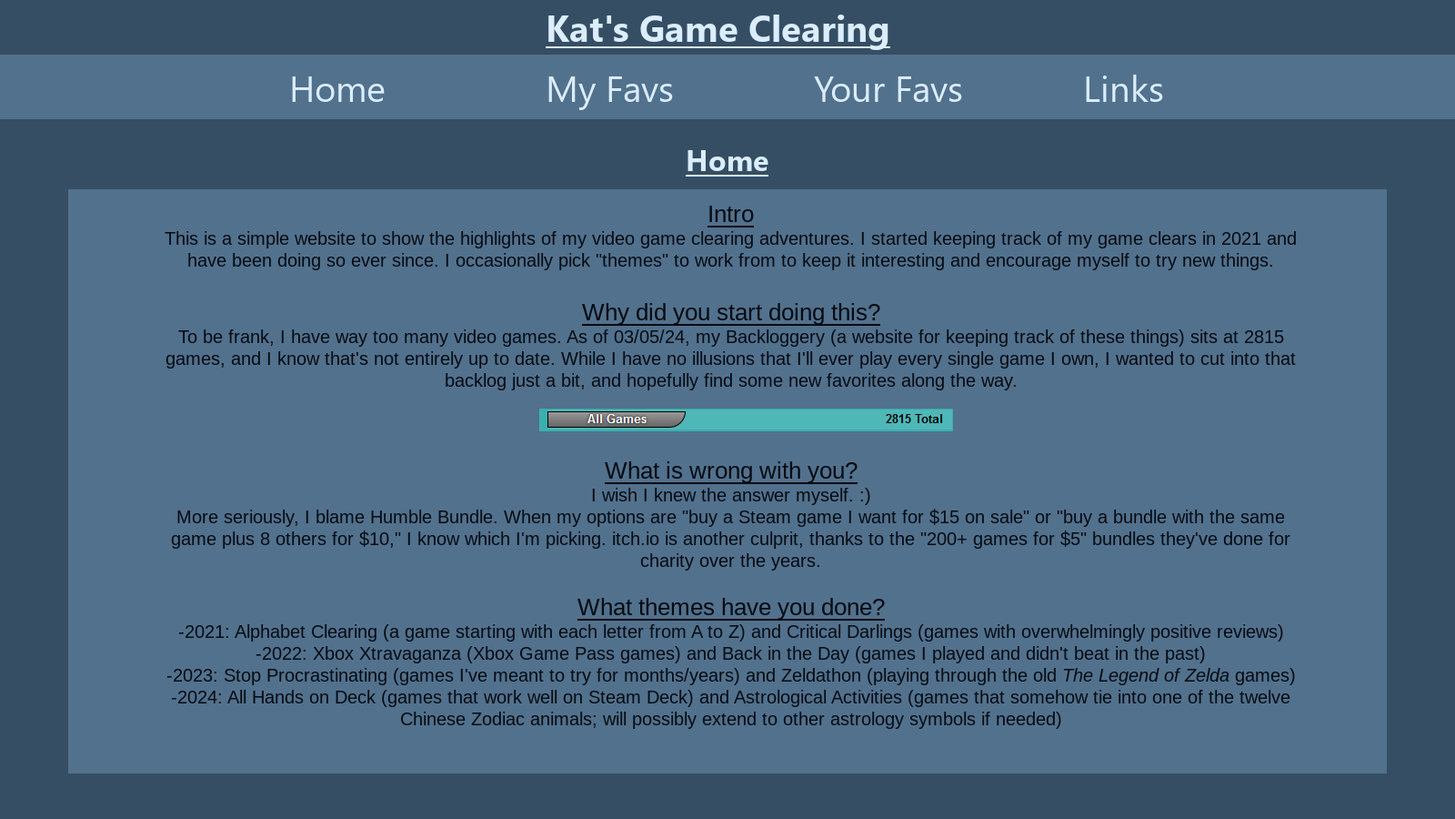
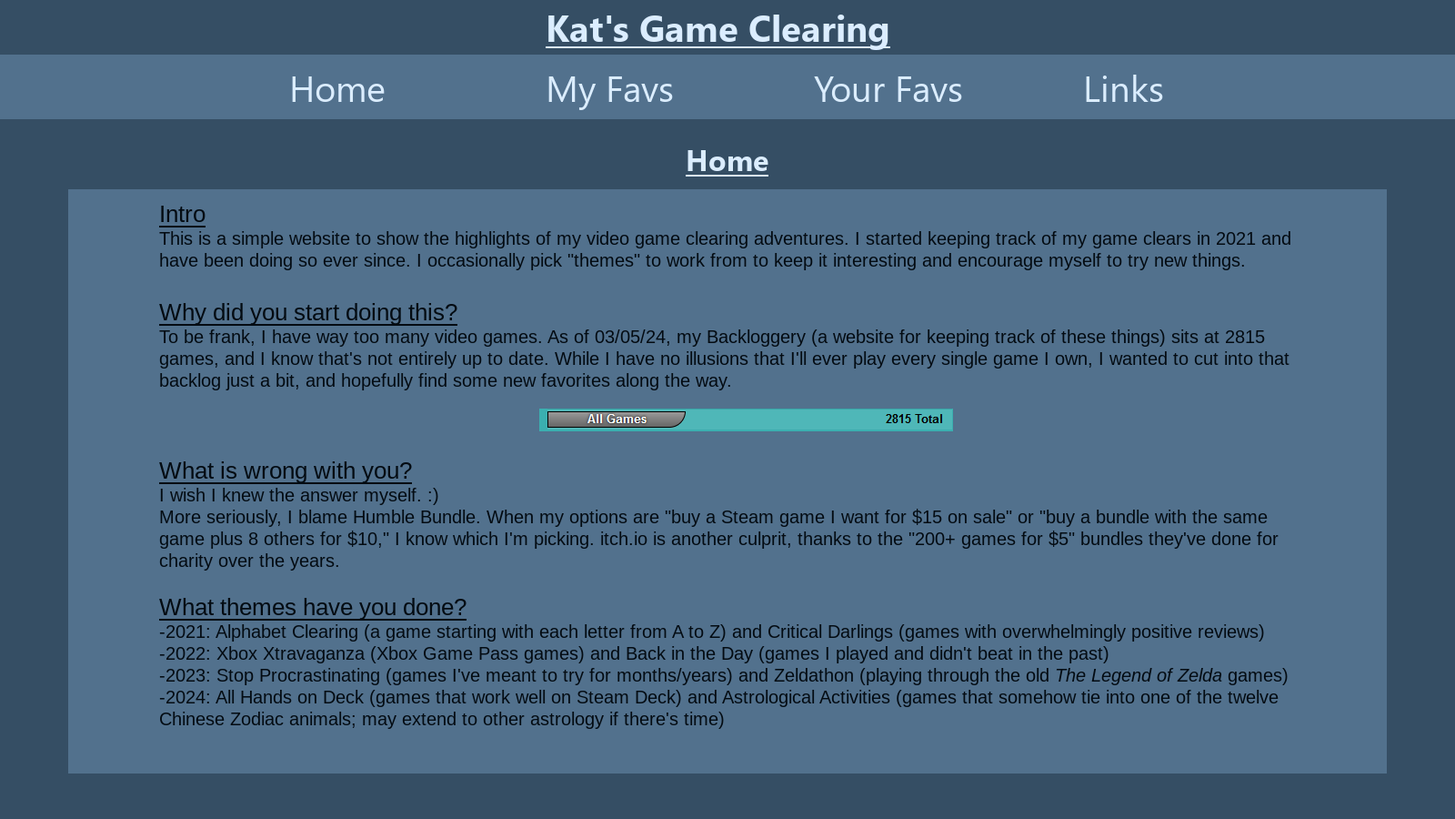
Layer changes from the first 1455x819 image to the second:
painted on "Intro ..." over [159,205,1297,729]
